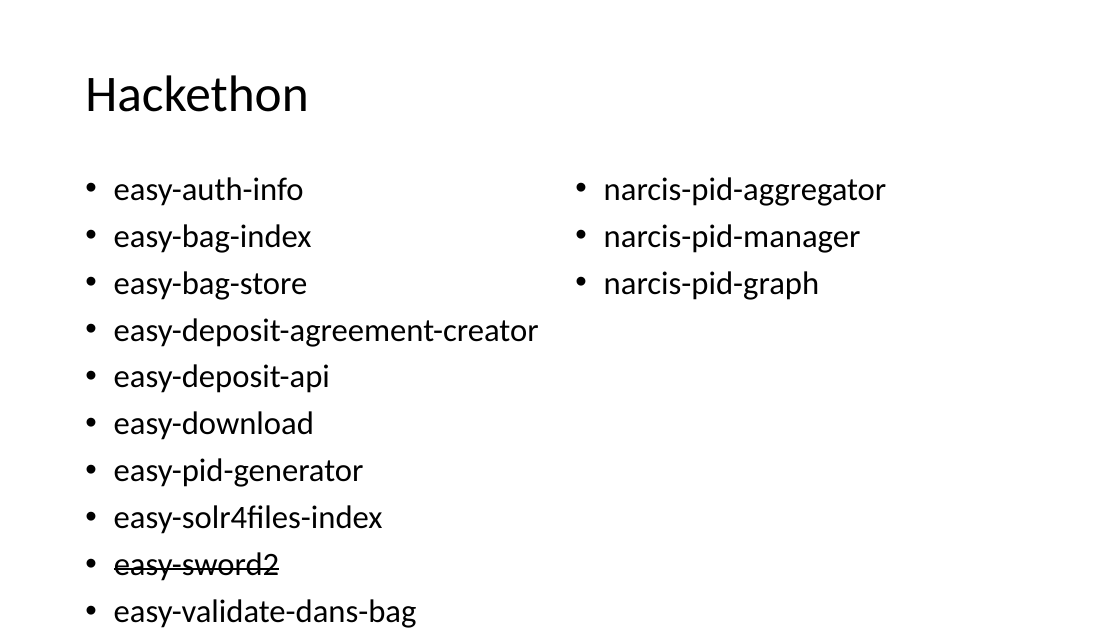
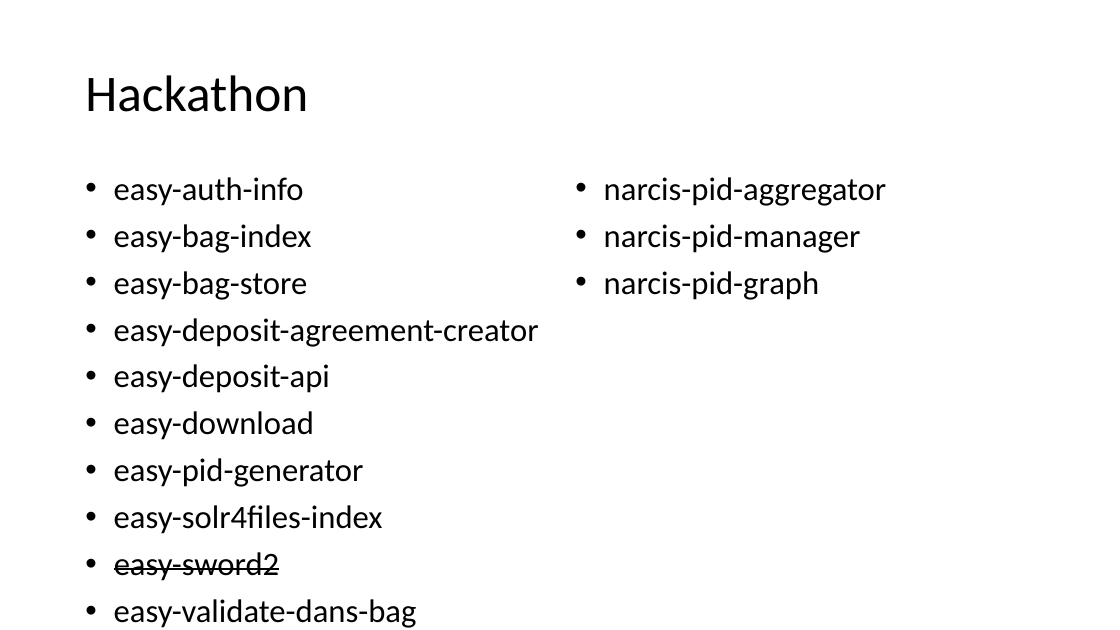
Before and after one commit to DANS-KNAW/course-scalatra-servlet-logging, a slide deck: slide 13 of Presentation.pptx. Drawn at 1120x630 pixels with LibreOffice and Linux fonts; fonts in the diff are those of the drawing. Boxes give left, top, right and bottom in pixels: in the first picture for what was removed or moved away, otherwise in the second. Text is boxed around its words. In the diff, an @@ line names an element or a change of style, - is before the commit and + after.

Commit message:
fix typo

```diff
--- a/Presentation.pptx
+++ b/Presentation.pptx
@@ title at (85, 75, 308, 112): text changed @@
-Hackethon
+Hackathon
```
Also in this commit, not shown: 1 other slide changed.
